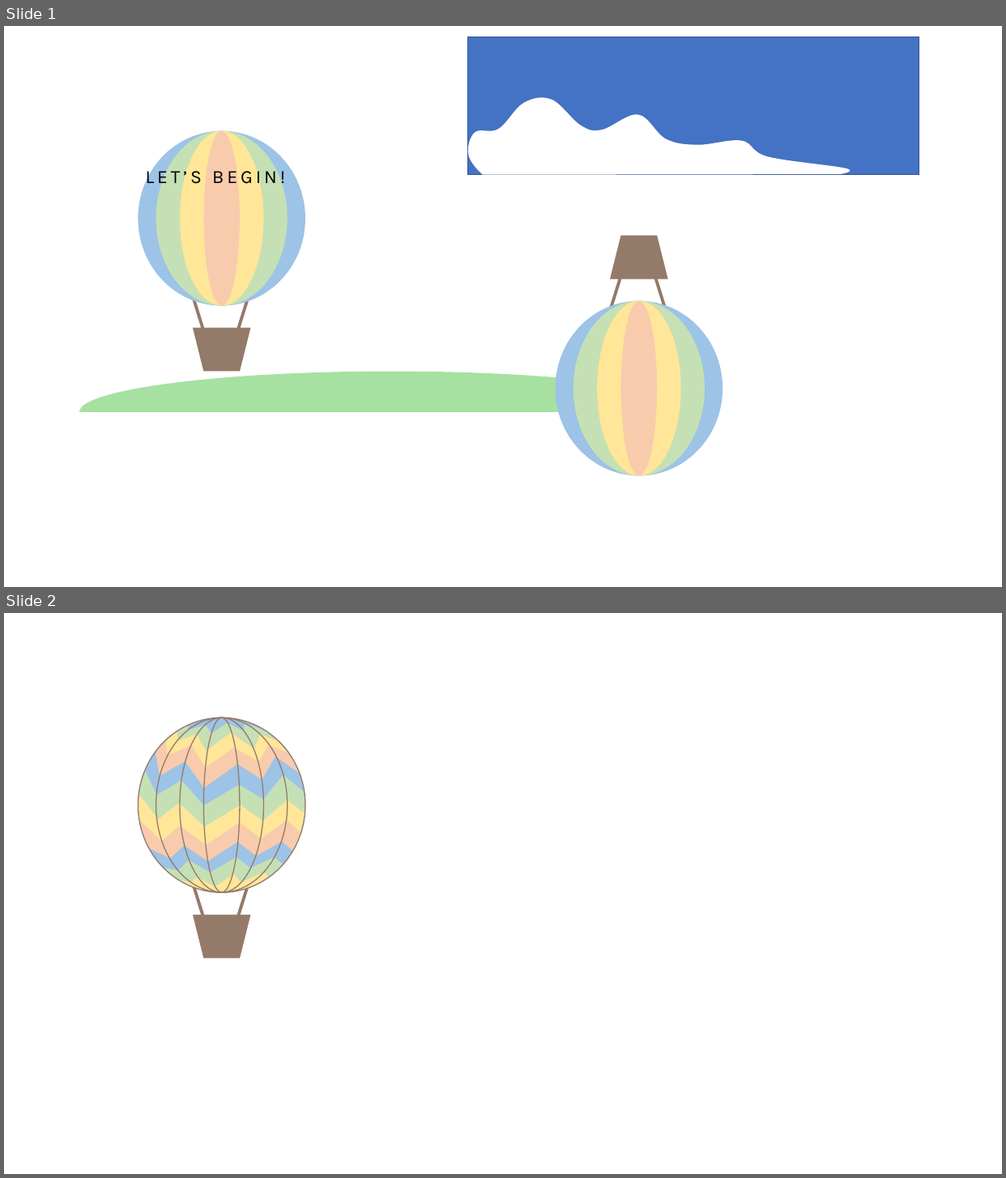
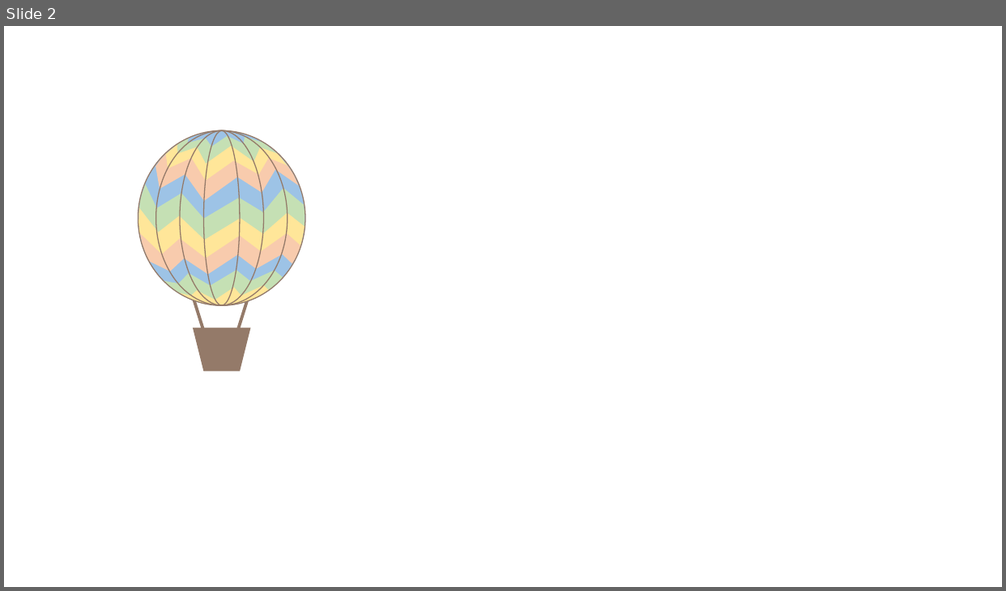
Before and after one commit to catherinesyeh/bkt-balloon, a slide deck: images/images.pptx. Shown one above the other, each under a label of ours: slides 1 and 2 before the commit, slide 2 after it. The pictures are 1006x1178 and 1006x591 pixels, drawn with LibreOffice and Linux fonts; fonts in the diff are those of the drawing. Boxes give left, top, right and bottom in pixels: in the first picture for what was removed or moved away, otherwise in the second. Text is boxed around its words. In the diff, an @@ line names an element or a change of style, - is before the commit and + after.

```diff
--- a/images/images.pptx
+++ b/images/images.pptx
@@ slide 1 removed at [4, 26, 1002, 587], background #FFFFFF @@
@@ rectangle removed at [468, 37, 919, 175] @@
@@ freeform shape removed at [468, 98, 850, 175] @@
@@ group removed at [138, 130, 305, 371]: 4 ellipses, 2 lines, 1 trapezoid @@
@@ text removed at [146, 167, 285, 188] @@
-LET’S BEGIN!
@@ group removed at [556, 236, 723, 476]: 4 ellipses, 2 lines, 1 trapezoid @@
@@ chord (boxed as its full ellipse) removed at [79, 372, 704, 453] @@
```
Also in this commit, not shown: 1 slide added, 13 other files.
